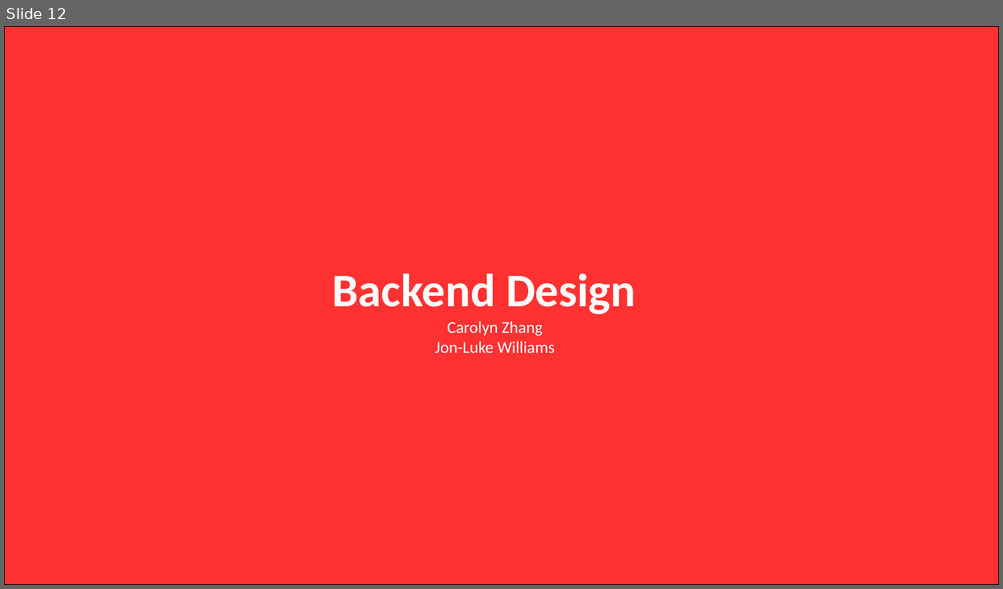
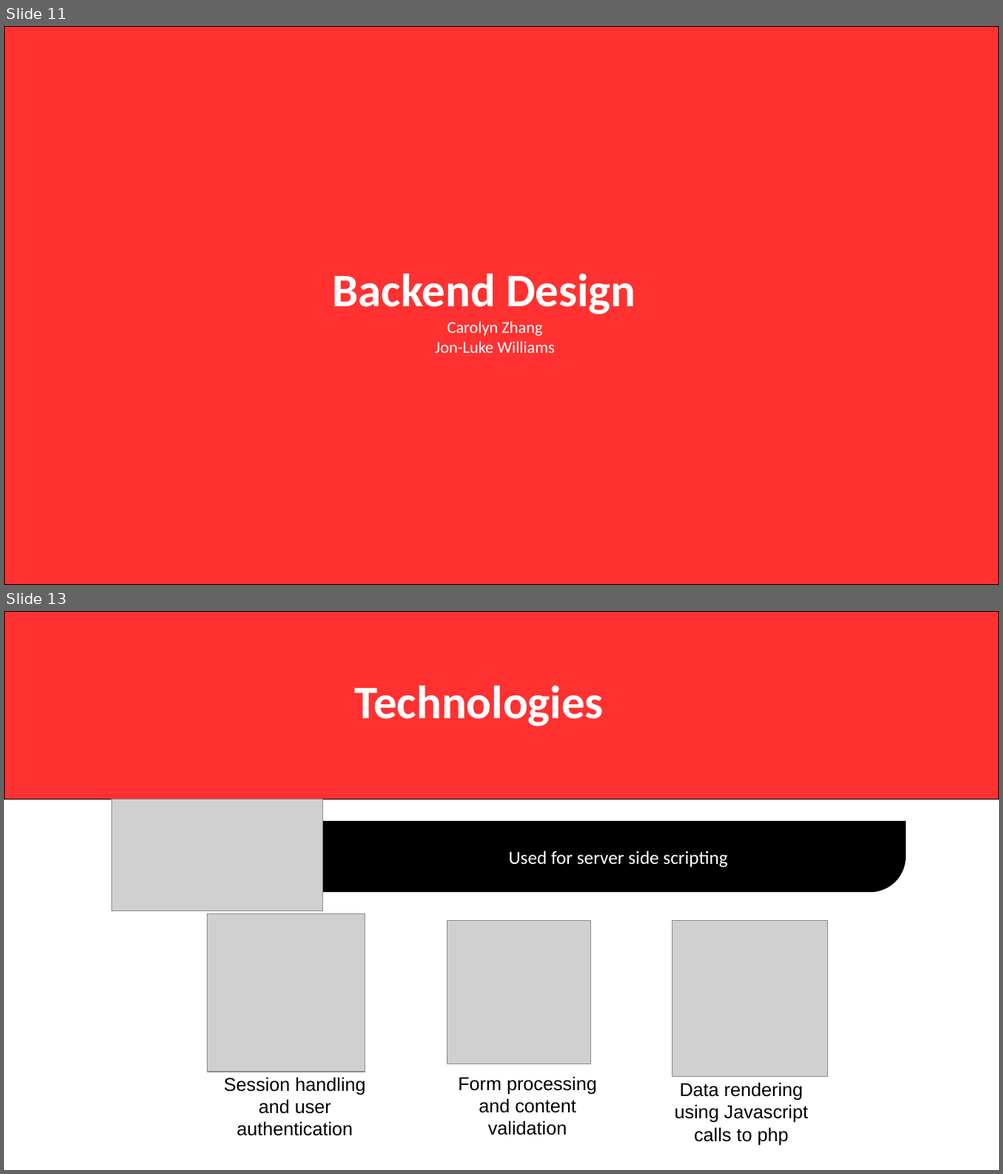
Before and after one commit to CarolynAnn/WebSysGroup4, a slide deck: final_presentation.pptx. Shown one above the other, each under a label of ours: slide 12 before the commit, slides 11 and 13 after it; the slides between them are not shown. The pictures are 1003x589 and 1003x1174 pixels, drawn with LibreOffice and Linux fonts; fonts in the diff are those of the drawing; grey boxes stand for pictures. Boxes give left, top, right and bottom in pixels: in the first picture for what was removed or moved away, otherwise in the second. Text is boxed around its words. In the diff, an @@ line names an element or a change of style, - is before the commit and + after.

```diff
--- a/final_presentation.pptx
+++ b/final_presentation.pptx
@@ slide 13 added at [4, 611, 999, 1170], background #FFFFFF @@
@@ rectangle added at [4, 611, 999, 800], fill #FF3131, outline #000000 1 pt @@
@@ title added at [355, 685, 604, 726], 45 pt, text #FFFFFF, bold @@
+Technologies
@@ picture added at [112, 800, 324, 911] @@
@@ round diag rect added at [249, 821, 905, 891], fill #000000, outline #000000 1 pt, 18 pt, text #FFFFFF @@
+Used for server side scripting
@@ picture added at [207, 914, 364, 1072] @@
@@ picture added at [447, 921, 590, 1065] @@
@@ picture added at [671, 921, 828, 1077] @@
@@ text added at [458, 1076, 597, 1136], 18 pt, text #000000 @@
+Form processing and content validation
@@ text added at [224, 1077, 365, 1136], 18 pt, text #000000 @@
+Session handling and user authentication
@@ text added at [674, 1082, 808, 1145], 18 pt, text #000000 @@
+Data rendering using Javascript calls to php
@@ what was slide 12 is now slide 11 @@
```
Also in this commit, not shown: 6 slides changed, 2 other slides added, 3 slides removed.
